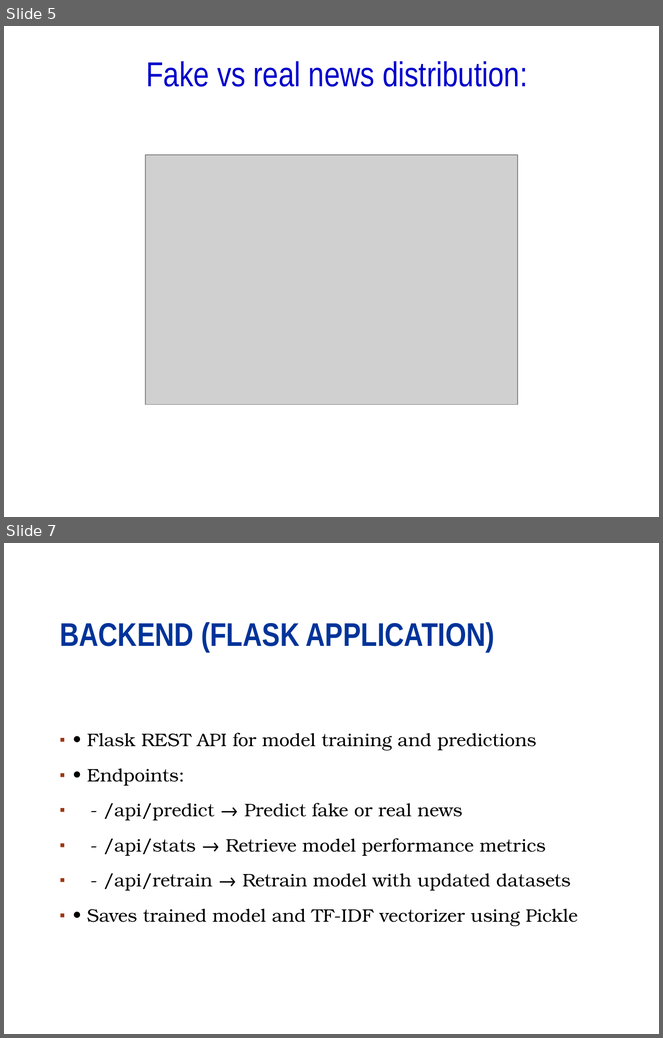
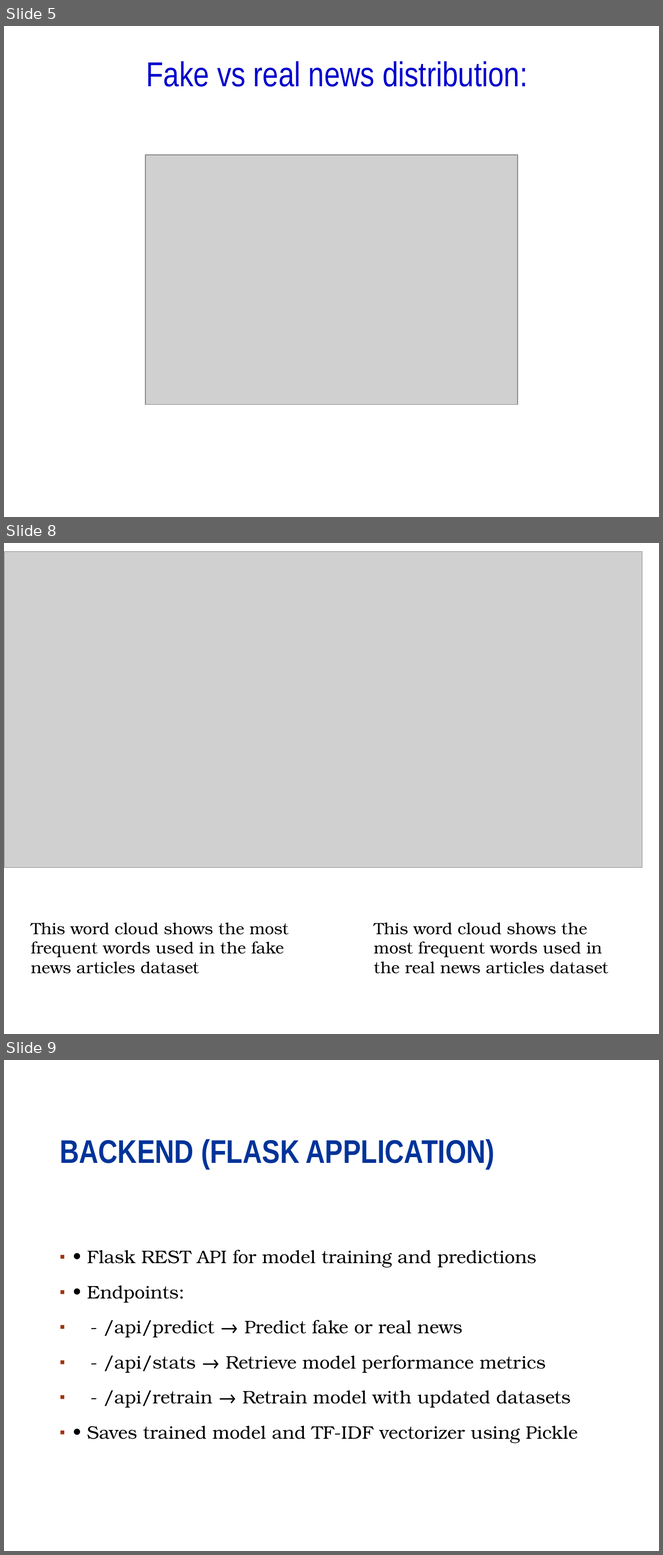
Before and after one commit to abhrojit1/Fake-news-detector-milestone-project, a slide deck: Fake news detection presentation.pptx. Shown one above the other, each under a label of ours: slides 5 and 7 before the commit, slides 5, 8 and 9 after it; the slides between them are not shown. The pictures are 663x1038 and 663x1555 pixels, drawn with LibreOffice and Linux fonts; fonts in the diff are those of the drawing; grey boxes stand for pictures; background and template pictures are left out. Boxes give left, top, right and bottom in pixels: in the first picture for what was removed or moved away, otherwise in the second. Text is boxed around its words. In the diff, an @@ line names an element or a change of style, - is before the commit and + after.

```diff
--- a/Fake news detection presentation.pptx
+++ b/Fake news detection presentation.pptx
@@ slide 8 added at [4, 543, 659, 1034], background #FFFFFF; not listed: 1 template element that a slide beside it also shows @@
@@ picture added at [4, 551, 642, 868] @@
@@ text added at [31, 923, 288, 974], 18 pt, text #000000 @@
+This word cloud shows the most frequent words used in the fake news articles dataset
@@ text added at [374, 923, 608, 974], 18 pt, text #000000 @@
+This word cloud shows the most frequent words used in the real news articles dataset
@@ what was slide 7 is now slide 9 @@
```
Also in this commit, not shown: 3 slides changed, 2 other slides added, 1 slide removed.
